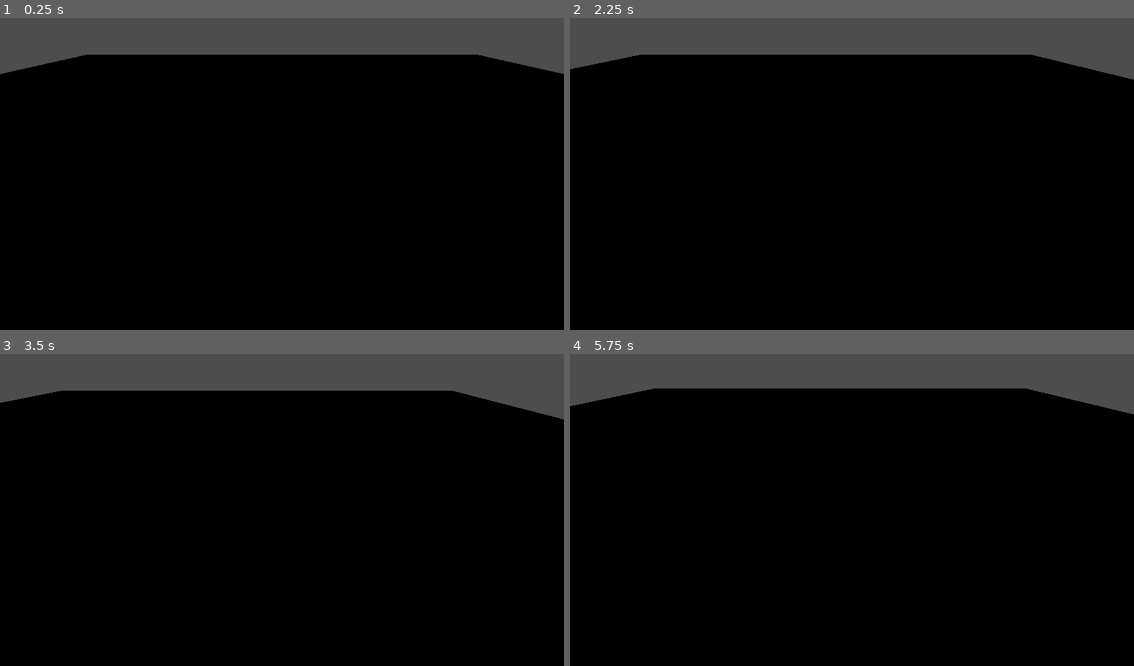
Above: before the commit, frames 1-4 (two rows, left to right).
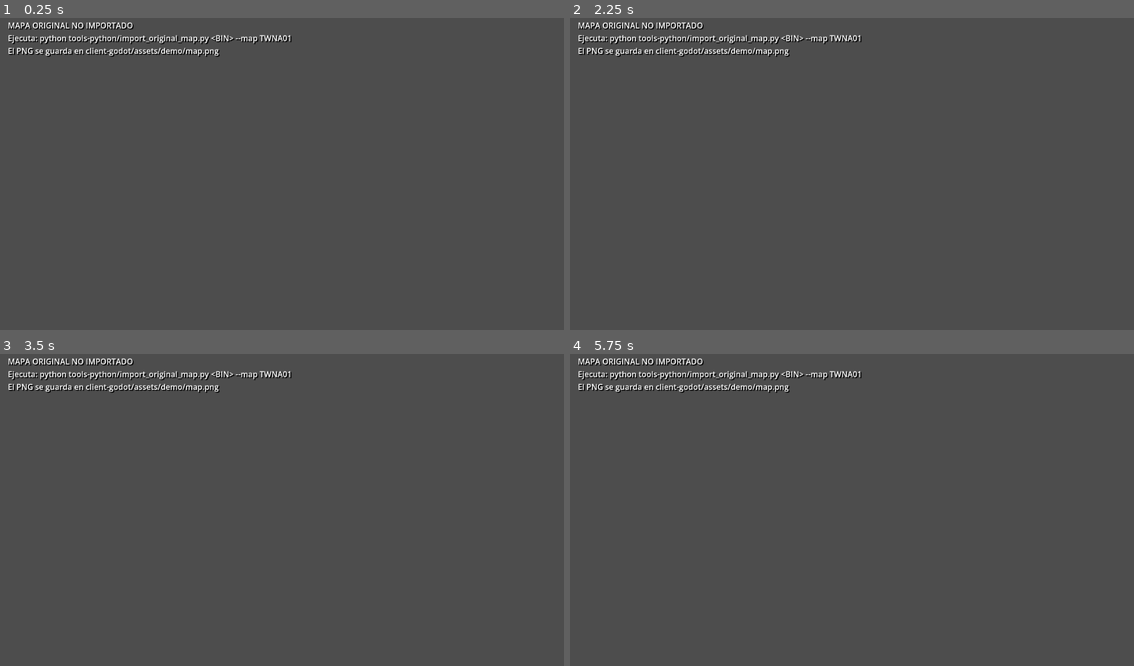
Above: after the commit, the same moments.

Repository: saitamOsirb/digital-wolrd-1
Game: Godot game, scene res://scenes/original_map_viewer.tscn
The game is run twice, just before and just after one commit, with the same random seed, the same clock (stepped at 60 frames per second) and the same inputs. Before the commit the project starts from res://scenes/world.tscn.
Inputs (mouse positions are in pixels of both pictures, inside the frame that each line leads up to):
- Up to frame 1 (0.25 s): no input
- Up to frame 2 (2.25 s): tap Enter at 0.5 s; move the mouse to (976, 155) at 0.52 s; hold Right (ui_right) 0.53-1.25 s; tap R at 0.6, 2.1 s; click (976, 155) at 0.67 s; drag from (739, 186) to (823, 236) at 1.27 s; tap Space at 2 s; move the mouse to (908, 102) at 2.02 s; hold Right (ui_right) from 2.03 s (still down)
- Up to frame 3 (3.5 s): release Right (ui_right) at 2.75 s; drag from (253, 572) to (112, 460) at 2.77 s
- Up to frame 4 (5.75 s): tap Enter at 3.5 s; move the mouse to (1021, 556) at 3.52 s; hold Left (ui_left) 3.53-4.25 s; tap R at 3.6, 5.1 s; drag from (682, 460) to (767, 428) at 4.27 s; tap Space at 5 s; move the mouse to (880, 506) at 5.02 s; hold Down (ui_down) from 5.03 s (still down); click (880, 506) at 5.17 s

The runs differ from the first frame. In frame 1, 89% of the frame differs, in the area x 0-100%, y 1-100%; in frame 2, 89%; in frame 3, 89%; in frame 4, 89%.
Error before the commit: Parse Error: Cannot infer the type of "road" variable because the value doesn't have a set type. (res://scripts/map_renderer.gd:36)

Commit message:
feat: launch original PS1 map viewer by default

Diff:
--- a/client-godot/project.godot
+++ b/client-godot/project.godot
@@ -4,7 +4,7 @@
 
 [application]
 config/name="Digital World 1 Online"
-run/main_scene="res://scenes/world.tscn"
+run/main_scene="res://scenes/original_map_viewer.tscn"
 config/features=PackedStringArray("4.3", "GL Compatibility")
 
 [rendering]
